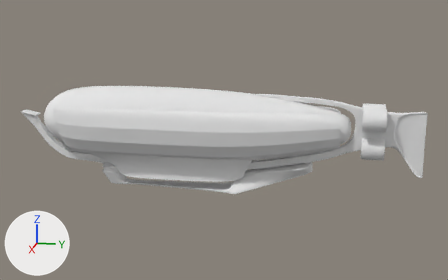
Renders of the Blender file modelsource/vehicles/airship/Prydwen-Prototype.blend from each side of a commit.
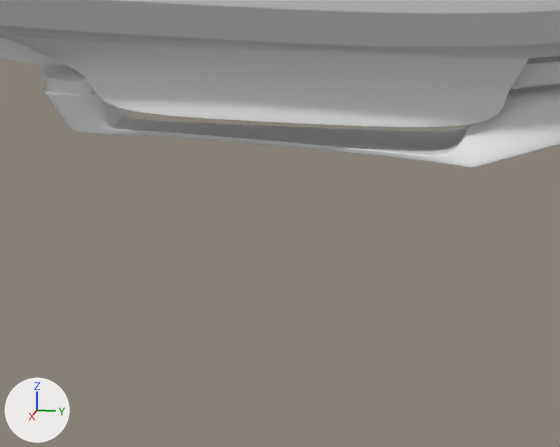
Each version is shown whole from a 50 mm lens placed at (16.28, 6.38, 3.62), pointed at (-0.06, 3.11, -0.46), then close up on the part from 20% to 58% of the width and 51% to 100% of the height. Every picture has the same lights, and +X, +Y and +Z are marked at lower left.

The scene before the commit, as lines of its bpy script (objects in view):
```python
me_cube_001 = bpy.data.meshes.new('Cube.001')
me_cube_001.from_pydata(...)  # 415 vertices, 354 faces; spans x -2.84..8.42, y -0.49..0.0, z -1.85..0.86
me_cube_001.polygons.foreach_set('use_smooth', [True] * 354)
me_cube_002 = bpy.data.meshes.new('Cube.002')
me_cube_002.from_pydata(...)  # 93 vertices, 65 faces; spans x -1.5..6.25, y -1.03..0.0, z -1.59..0.48
me_cube_002.polygons.foreach_set('use_smooth', [True] * 65)
me_cube_002.materials.append(mat_material)  # white #e7e7e7
# before: 19 (3.73, -0.36, -1.56), 20 (1.46, -0.46, -1.55), 21 (0.14, -0.35, -1.59)
ob_cube_001 = bpy.data.objects.new('Cube.001', me_cube_001)
ob_cube_001.location = (0.0, 0.0, 0.0)
ob_cube_001.rotation_euler = (0.0, 0.0, 1.571)  # degrees (0, 0, 90)
_m = ob_cube_001.modifiers.new('Mirror', 'MIRROR')
_m.use_axis = (False, True, False)
_m.use_clip = True
_m = ob_cube_001.modifiers.new('Subsurf', 'SUBSURF')
_m.levels = 2
ob_cube_002 = bpy.data.objects.new('Cube.002', me_cube_002)
ob_cube_002.location = (0.0, 0.0, 0.0)
ob_cube_002.rotation_euler = (0.0, 0.0, 1.571)  # degrees (0, 0, 90)
_m = ob_cube_002.modifiers.new('Mirror', 'MIRROR')
_m.use_axis = (False, True, False)
_m.use_clip = True
_m = ob_cube_002.modifiers.new('Subsurf', 'SUBSURF')
_m = ob_cube_002.modifiers.new('Solidify', 'SOLIDIFY')
_m.thickness = -0.0408
_m.nonmanifold_thickness_mode = 'FIXED'
_m.nonmanifold_merge_threshold = 0.0003
_m = ob_cube_002.modifiers.new('Bevel', 'BEVEL')
_m.segments = 2
_m.angle_limit = 0.873
_m.spread = 0.0
```
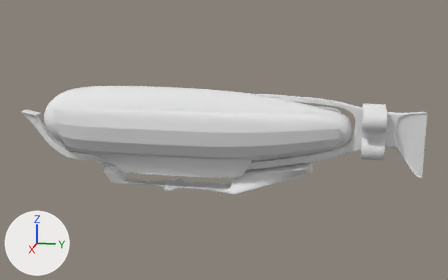
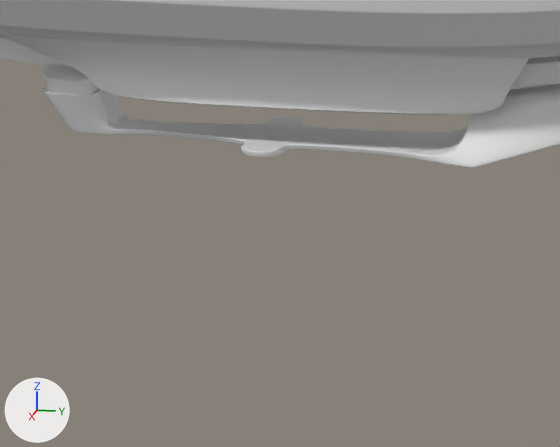
Commit message: more work on the prydwen

What differs and where, as boxes [x1, y1, x2, y2] in the close-ups (560 x 447 px; the box of a moved part takes in the faces that stretch with it):
'Cube.002', reshaped: before [0, 0, 560, 127]; after [0, 0, 560, 115]
part 1 of me_cube_002, moved or reshaped: before [86, 78, 514, 127]; after [86, 76, 505, 115]
part 2 of me_cube_001, built on: before [175, 122, 383, 155]; after [138, 116, 423, 158]

Edits to the bpy script that builds the scene:
```text
Change me_cube_002:
    where me_cube_002.from_pydata(...)  # 93 vertices, 65 faces; spans x -1.5..6.25, y -1.03..0.0, z -1.59..0.48
    used by ob_cube_002; location = (0.0, 0.0, 0.0); rotation_euler = (0.0, 0.0, 1.571), in degrees (0, 0, 90)
    me_cube_002 part 1
    add for i in [19, 20, 21]: me_cube_002.vertices[i].co += Vector((0.0, 0.0, 0.13))
Change me_cube_001:
    used by ob_cube_001; location = (0.0, 0.0, 0.0); rotation_euler = (0.0, 0.0, 1.571), in degrees (0, 0, 90)
    remove me_cube_001.from_pydata(...)  # 415 vertices, 354 faces; spans x -2.84..8.42, y -0.49..0.0, z -1.85..0.86
    add me_cube_001.from_pydata(...)  # 467 vertices, 400 faces; spans x -2.84..8.42, y -0.55..0.0, z -1.86..0.86
    me_cube_001 part 2
    5 faces are deleted
    43 vertices are added at x 0.79..2.56, y -0.55..0.0, z -1.86..-1.79
    9 new vertices lie (0.35, -0.03, 0.0) away from vertices in x 0.44..2.21, y -0.51..-0.1, z -1.85..-1.79
    51 new faces join them
```
